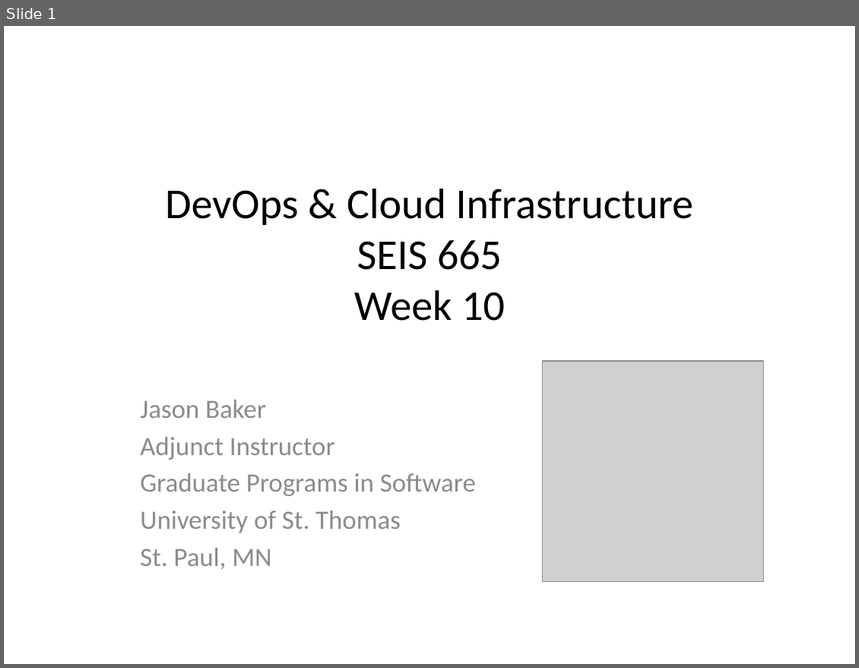
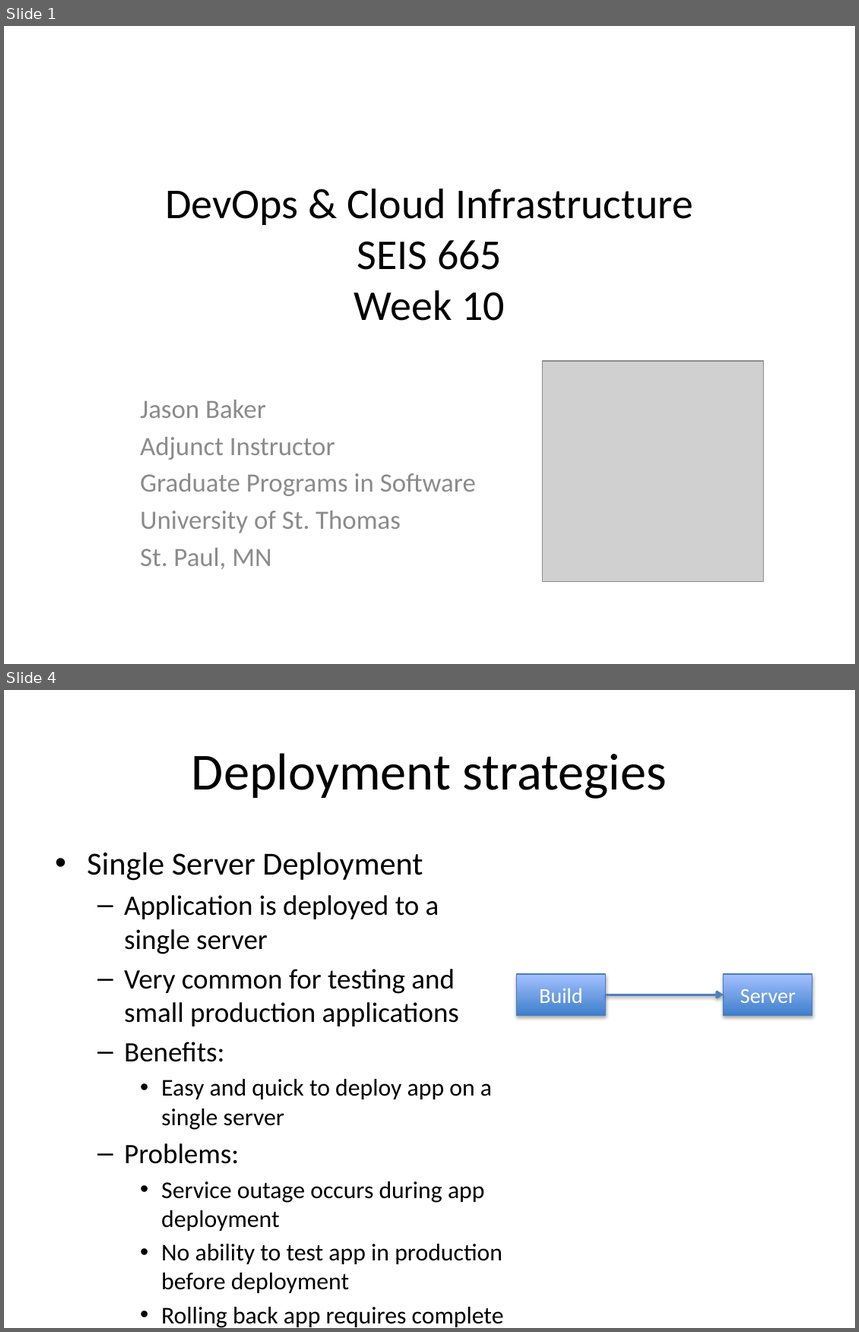
Before and after one commit to jasondbaker/infrastructure-class, a slide deck: lectures/infrastructure-week-10.pptx. Shown one above the other, each under a label of ours: slide 1 before the commit, slides 1 and 4 after it; the slides between them are not shown. The pictures are 859x668 and 859x1332 pixels, drawn with LibreOffice and Linux fonts; fonts in the diff are those of the drawing; grey boxes stand for pictures. Boxes give left, top, right and bottom in pixels: in the first picture for what was removed or moved away, otherwise in the second. Text is boxed around its words. In the diff, an @@ line names an element or a change of style, - is before the commit and + after.

```diff
--- a/lectures/infrastructure-week-10.pptx
+++ b/lectures/infrastructure-week-10.pptx
@@ slide 4 added at (4,690,855,1328), background #FFFFFF @@
@@ title added at (192,753,667,799), 44 pt, text #000000 @@
+Deployment strategies
@@ text added at (87,852,504,1328), 20.4 pt, text #000000 @@
+• Single Server Deployment
+  – Application is deployed to a single server
+  – Very common for testing and small production applications
+  – Benefits:
+    • Easy and quick to deploy app on a single server
+  – Problems:
+    • Service outage occurs during app deployment
+    • No ability to test app in production before deployment
+    • Rolling back app requires complete reinstallation
@@ rectangle added at (516,974,606,1015), fill gradient #3F80CE to #A4C4FF, outline #4B7EBC 0.75 pt, 18 pt, text #FFFFFF @@
+Build
@@ rectangle added at (723,974,813,1015), fill gradient #3F80CE to #A4C4FF, outline #4B7EBC 0.75 pt, 18 pt, text #FFFFFF @@
+Server
@@ arrow added from (606, 995) to (723, 995), #4F81BD 2 pt @@
```
Also in this commit, not shown: 1 slide changed, 10 other slides added, 1 other file.
